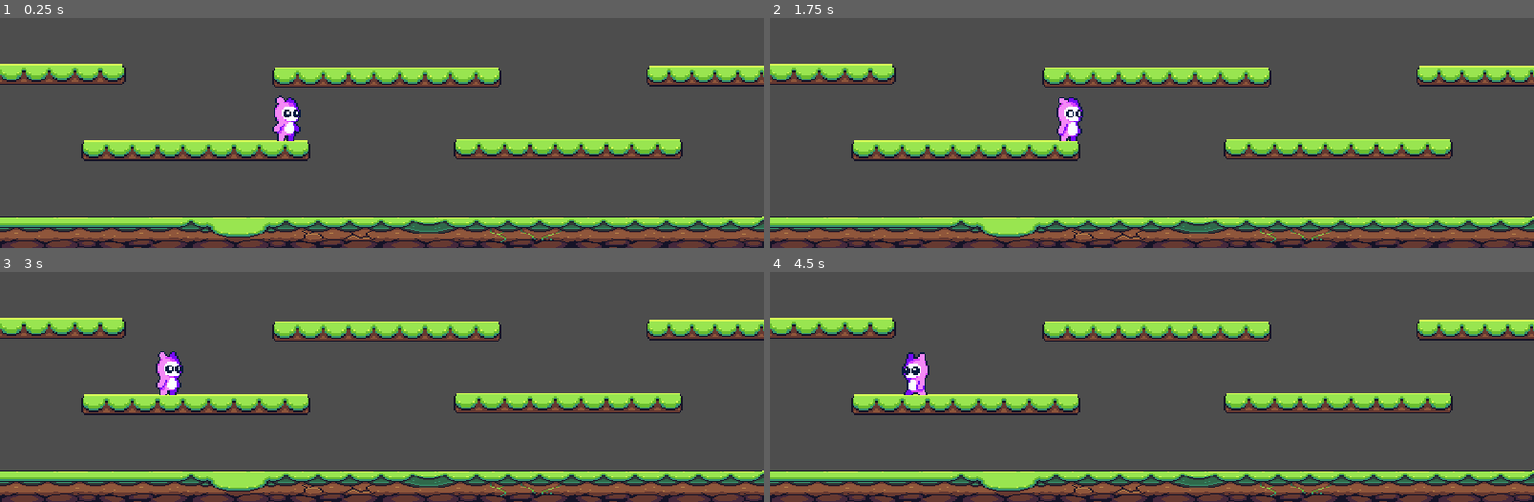
Above: before the commit, frames 1-4 (two rows, left to right).
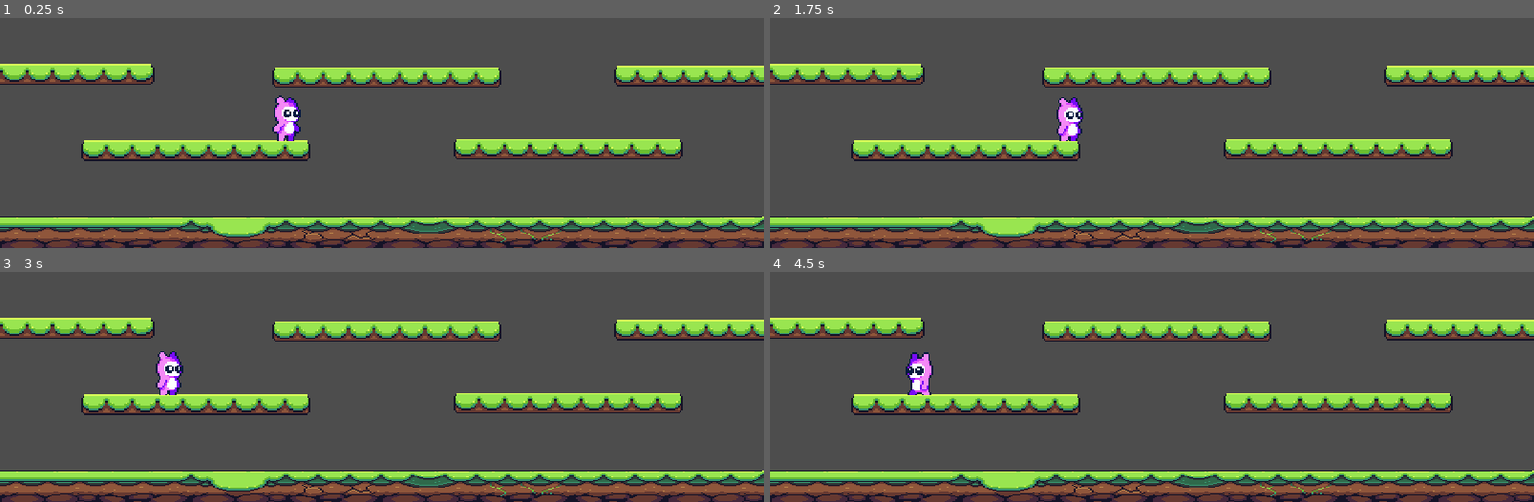
Above: after the commit, the same moments.

Repository: TruchaFazio/yiya
Game: Godot game, scene res://scenes/level_1.tscn
Same seed, same stepped clock (60 frames per second), same inputs: the game is played once before the commit and once after it.
Inputs:
- Up to frame 1 (0.25 s): no input
- Up to frame 2 (1.75 s): tap Enter at 0.5 s; tap Space (jump) at 0.6, 0.77, 1.07, 1.52, 1.55 s; tap Right (move_rigth) at 1.35 s
- Up to frame 3 (3 s): tap Space (jump) at 1.82, 2.1 s; hold Left (move_left) 2.03-2.78 s; tap Right (move_rigth) at 2.85 s
- Up to frame 4 (4.5 s): tap Space (jump) at 3.02, 3.05, 3.32, 3.6, 3.77, 4.07 s; hold Left (move_left) from 4.28 s (still down); tap Right (move_rigth) at 4.35 s

The runs differ from the first frame. In frame 1, 1.9% of the frame differs, in the area x 0-100%, y 19-30%; in frame 2, 2.1%; in frame 3, 1.9%; in frame 4, 2.4%, in the area x 0-100%, y 19-54%.

Commit message:
commit sabado final
mapeo gamepad (xbox)
corrección plataformas
corrección animacion de salto y caida

Diff:
--- a/scenes/level_1.tscn
+++ b/scenes/level_1.tscn
@@ -5,13 +5,13 @@
 [ext_resource type="Texture2D" uid="uid://bn5tmsnhcmpk5" path="res://sprites/terreno/ground_plataforma.png" id="3_hkco7"]
 
 [sub_resource type="RectangleShape2D" id="RectangleShape2D_8yju3"]
-size = Vector2(78, 11)
+size = Vector2(96, 11)
 
 [sub_resource type="RectangleShape2D" id="RectangleShape2D_n4pcc"]
 size = Vector2(142, 10)
 
 [sub_resource type="RectangleShape2D" id="RectangleShape2D_hyf3p"]
-size = Vector2(73, 11)
+size = Vector2(93, 11)
 
 [sub_resource type="RectangleShape2D" id="RectangleShape2D_ib1a3"]
 size = Vector2(142, 11)
@@ -48,16 +48,16 @@
 texture = ExtResource("3_hkco7")
 
 [node name="GroundPlataforma4" type="Sprite2D" parent="terreno"]
-position = Vector2(471, 162)
+position = Vector2(451, 162)
 scale = Vector2(0.902778, 1)
 texture = ExtResource("3_hkco7")
 
 [node name="GroundPlataforma5" type="Sprite2D" parent="terreno"]
-position = Vector2(7, 161)
+position = Vector2(25, 161)
 texture = ExtResource("3_hkco7")
 
 [node name="CollisionShape2D" type="CollisionShape2D" parent="terreno"]
-position = Vector2(39, 160.5)
+position = Vector2(48, 160.5)
 shape = SubResource("RectangleShape2D_8yju3")
 
 [node name="CollisionShape2D2" type="CollisionShape2D" parent="terreno"]
@@ -65,7 +65,7 @@
 shape = SubResource("RectangleShape2D_n4pcc")
 
 [node name="CollisionShape2D3" type="CollisionShape2D" parent="terreno"]
-position = Vector2(443.5, 161.5)
+position = Vector2(433.5, 161.5)
 shape = SubResource("RectangleShape2D_hyf3p")
 
 [node name="CollisionShape2D4" type="CollisionShape2D" parent="terreno"]
--- a/scenes/player.tscn
+++ b/scenes/player.tscn
@@ -150,7 +150,7 @@
 [node name="PinkMonsterReposo" type="AnimatedSprite2D" parent="."]
 sprite_frames = SubResource("SpriteFrames_djsy2")
 animation = &"jump"
-frame_progress = 0.63198
+frame_progress = 0.492426
 
 [node name="CollisionShape2D" type="CollisionShape2D" parent="."]
 position = Vector2(-1, 3)
--- a/scripts/player.gd
+++ b/scripts/player.gd
@@ -21,7 +21,7 @@
 		if velocity.y < 0:
 			animated_sprite.play("jump")
 		else:
-			animated_sprite.play("reposo")
+			animated_sprite.play("jump")
 		return
 
 	if velocity.x:
